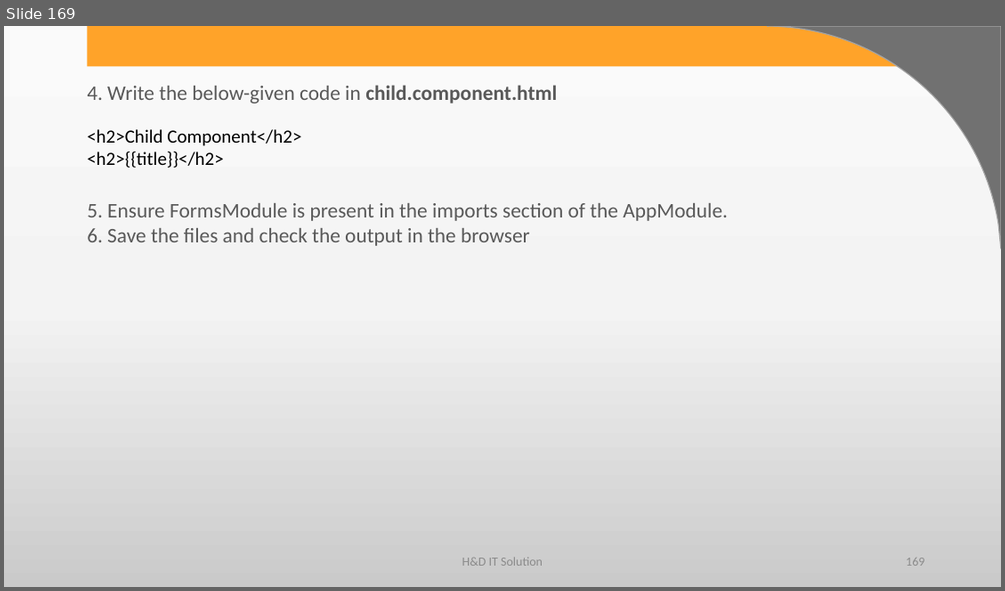
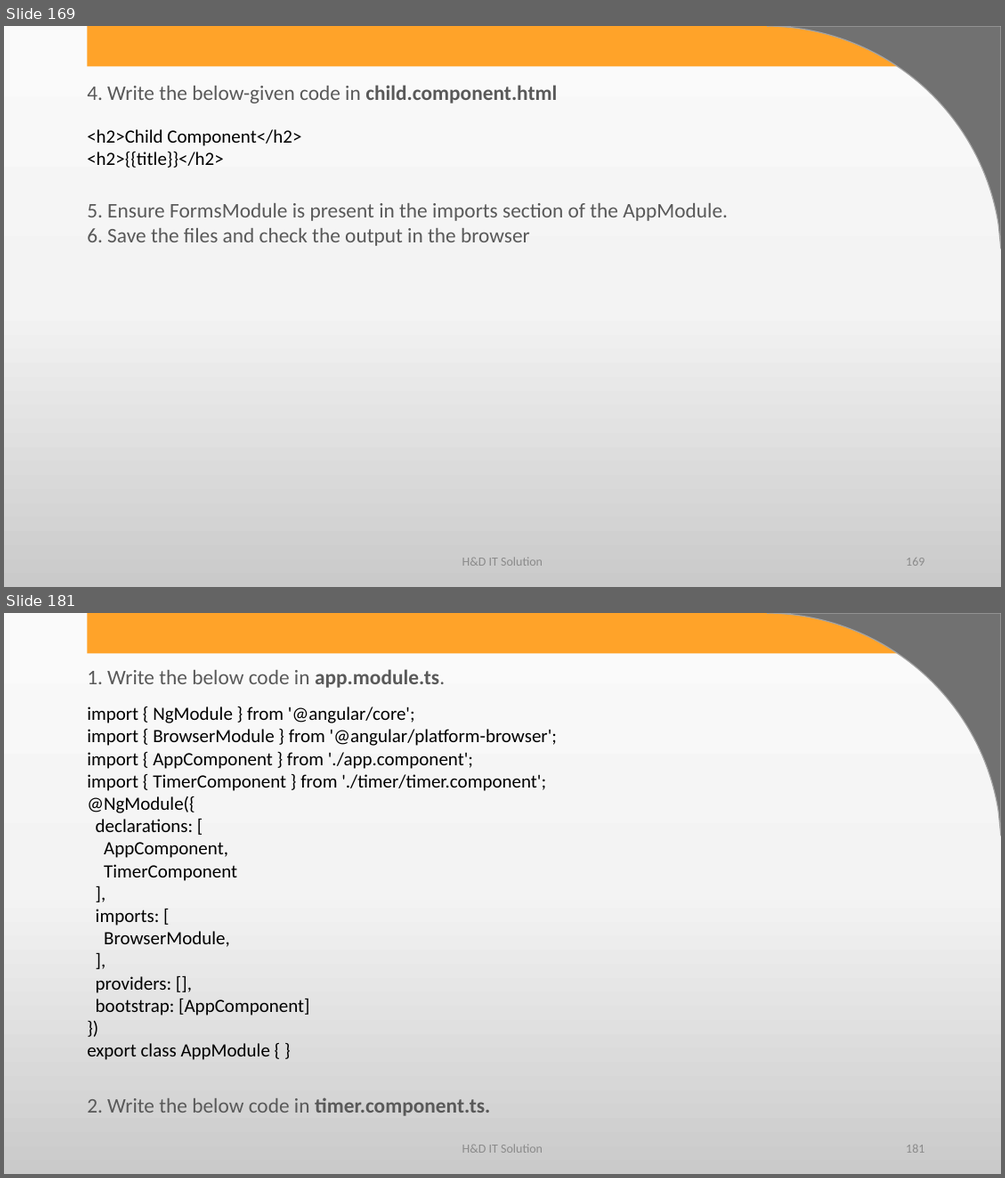
Before and after one commit to harshadasawant/infiniteAngular, a slide deck: ppt/ANGULAR.pptx. Shown one above the other, each under a label of ours: slide 169 before the commit, slides 169 and 181 after it; the slides between them are not shown. The pictures are 1005x591 and 1005x1178 pixels, drawn with LibreOffice and Linux fonts; fonts in the diff are those of the drawing; background and template pictures are left out. Boxes give left, top, right and bottom in pixels: in the first picture for what was removed or moved away, otherwise in the second. Text is boxed around its words. In the diff, an @@ line names an element or a change of style, - is before the commit and + after.

```diff
--- a/ppt/ANGULAR.pptx
+++ b/ppt/ANGULAR.pptx
@@ slide 181 added at (4,613,1001,1174), background gradient #FBFBFB to #F4F4F4 to #CBCBCB; not listed: 2 template elements that a slide beside it also shows @@
@@ text added at (87,669,445,688), 20 pt, text #595959 @@
+1. Write the below code in app.module.ts.
@@ text added at (87,706,557,1060), 18 pt, text #000000 @@
+import { NgModule } from '@angular/core';
+import { BrowserModule } from '@angular/platform-browser';
+import { AppComponent } from './app.component';
+import { TimerComponent } from './timer/timer.component';
+@NgModule({
+declarations: [
+AppComponent,
+TimerComponent
+],
+imports: [
+BrowserModule,
+],
+providers: [],
+bootstrap: [AppComponent]
+})
+export class AppModule { }
@@ text added at (87,1098,490,1116), 20 pt, text #595959 @@
+2. Write the below code in timer.component.ts.
@@ text added at (462,1143,542,1152), 12 pt, text #8C8C8C @@
+H&D IT Solution
@@ page number added at (906,1144,924,1152), 12 pt, text #8C8C8C @@
+181
```
Also in this commit, not shown: 23 other slides added, 7 other files.
